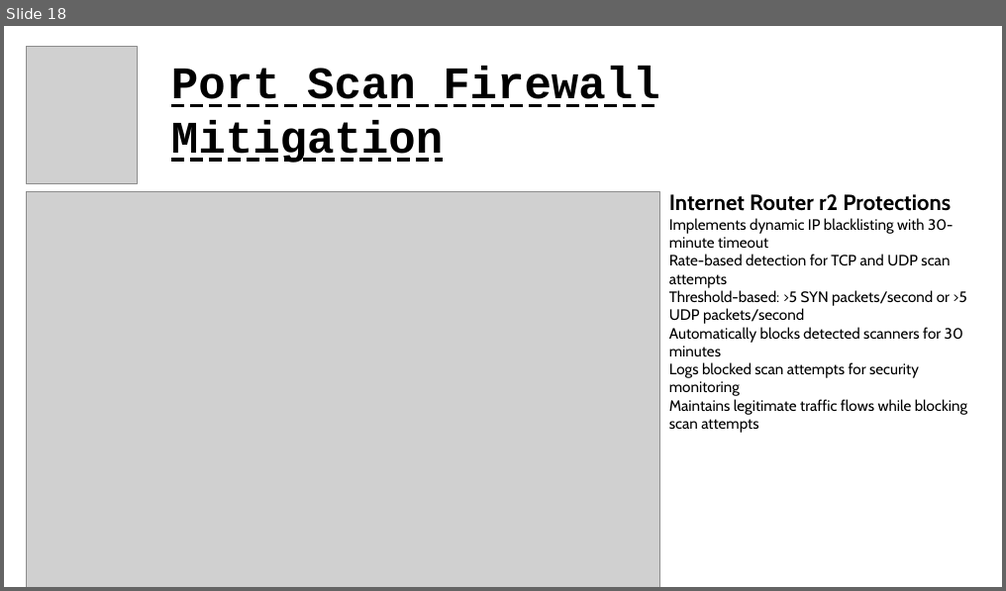
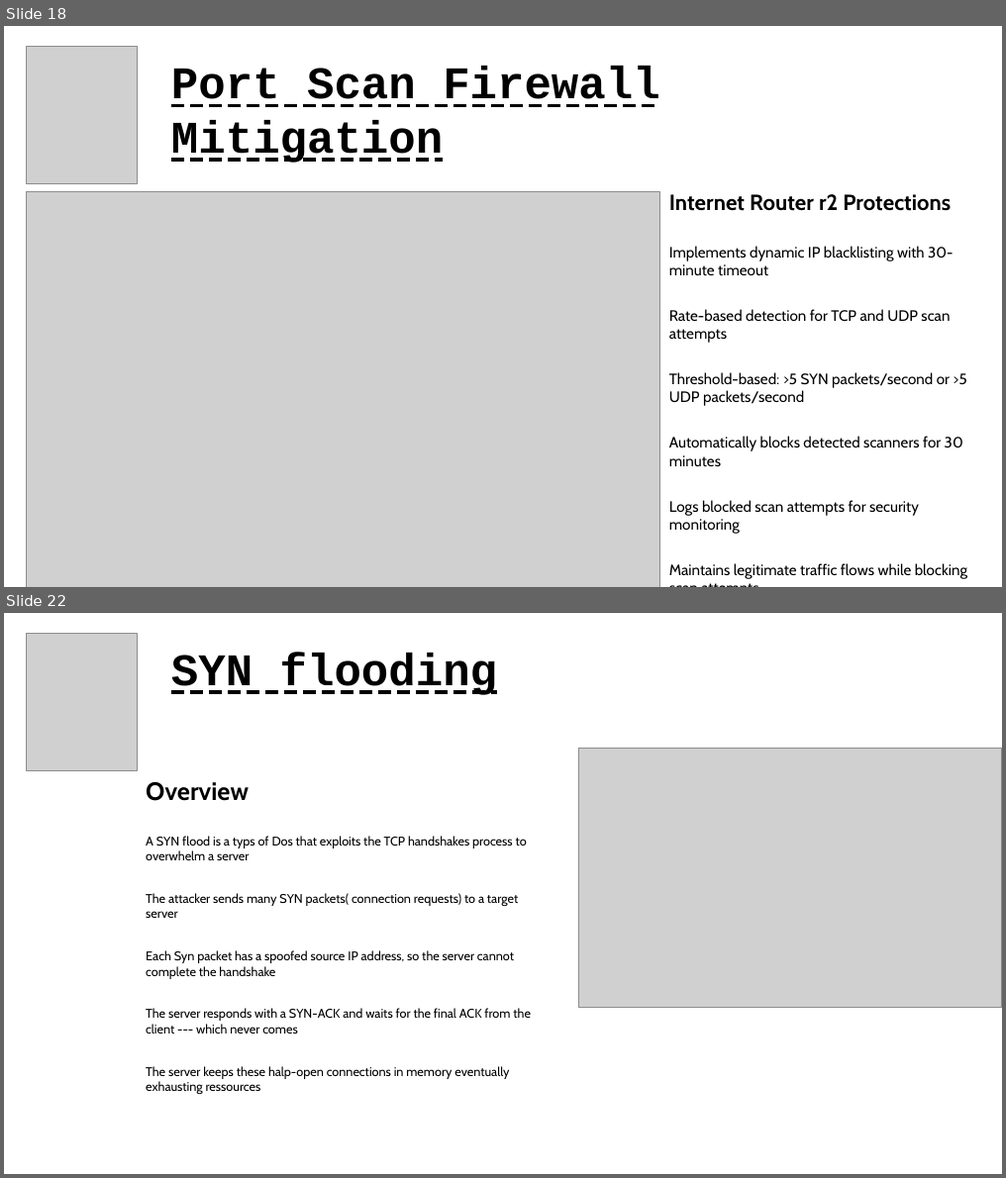
Before and after one commit to nottoBD/mininet-secops, a slide deck: slides_presentation_mininet-secops.odp. Shown one above the other, each under a label of ours: slide 18 before the commit, slides 18 and 22 after it; the slides between them are not shown. The pictures are 1006x591 and 1006x1178 pixels, drawn with LibreOffice and Linux fonts; fonts in the diff are those of the drawing; grey boxes stand for pictures. Boxes give left, top, right and bottom in pixels: in the first picture for what was removed or moved away, otherwise in the second. Text is boxed around its words. In the diff, an @@ line names an element or a change of style, - is before the commit and + after.

```diff
--- a/slides_presentation_mininet-secops.odp
+++ b/slides_presentation_mininet-secops.odp
@@ slide 22 added at box(4, 613, 1002, 1174), background #FFFFFF @@
@@ picture added at box(27, 633, 137, 771) @@
@@ text added at box(171, 653, 497, 695), 36 pt, text #000000, bold, underline @@
+SYN flooding
@@ picture added at box(579, 748, 1002, 1008) @@
@@ text added at box(146, 782, 531, 1094), 10 pt, text #000000 @@
+Overview
+A SYN flood is a typs of Dos that exploits the TCP handshakes process to overwhelm a server
+The attacker sends many SYN packets( connection requests) to a target server
+Each Syn packet has a spoofed source IP address, so the server cannot complete the handshake
+The server responds with a SYN-ACK and waits for the final ACK from the client --- which never comes
+The server keeps these halp-open connections in memory eventually exhausting ressources
@@ slide 18 changed as well @@
@@ text "Internet Router r2 Protections" at box(669, 194, 967, 579): more space between paragraphs @@
```
Also in this commit, not shown: 16 other slides changed, 5 other slides added.
